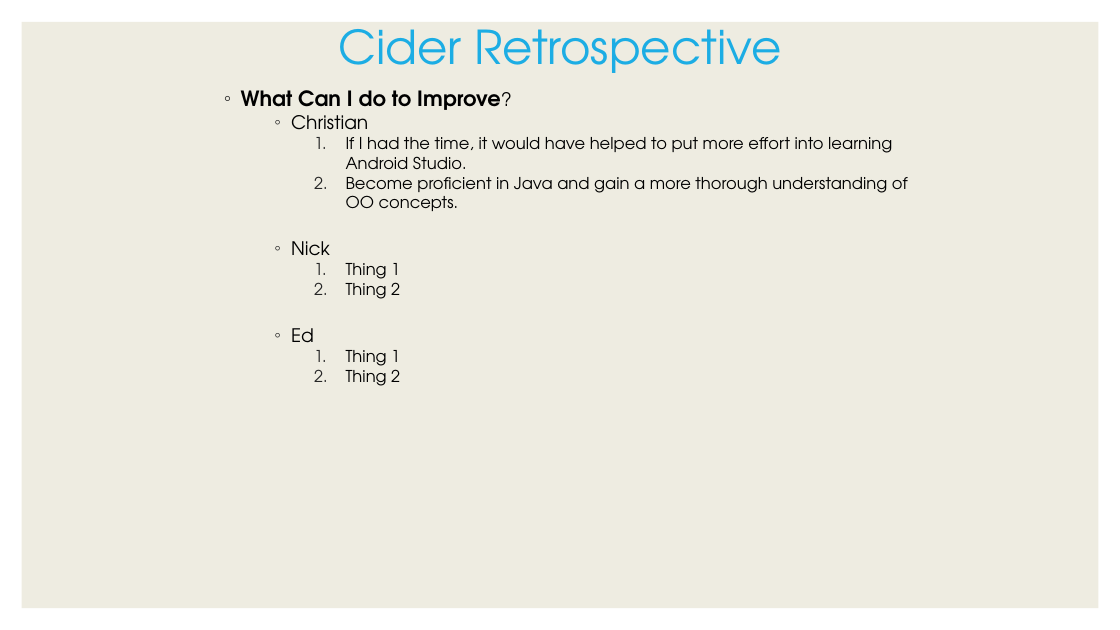
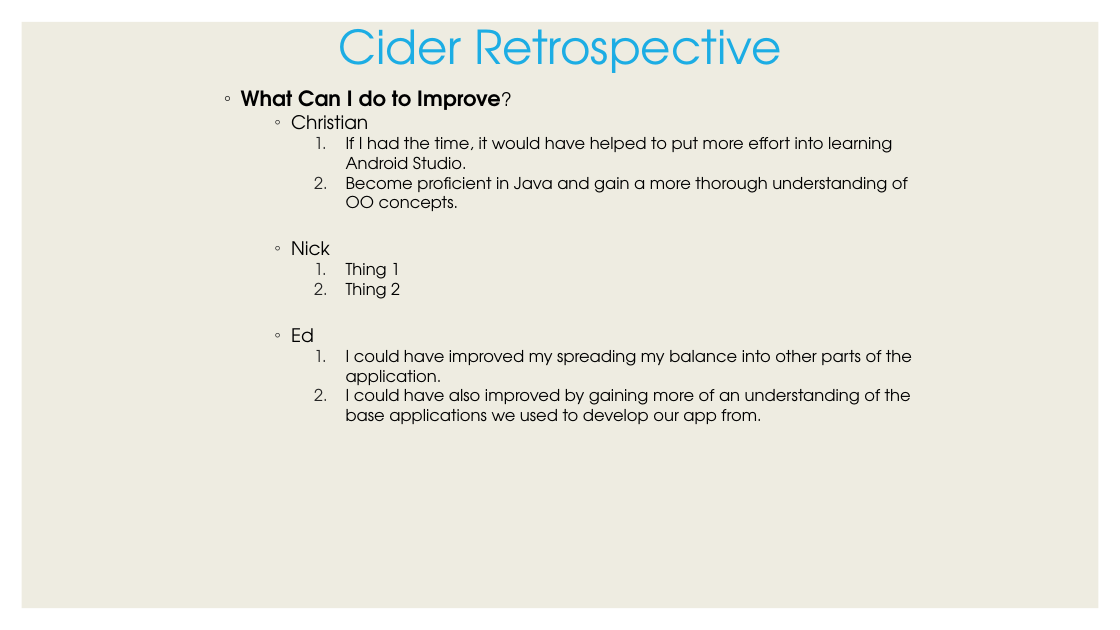
Before and after one commit to CiderCS3398/CS3398-Cider-S2017, a slide deck: slide 3 of Presentations/Final_Retrospective.pptx. Drawn at 1120x630 pixels with LibreOffice and Linux fonts; fonts in the diff are those of the drawing. Boxes give left, top, right and bottom in pixels: in the first picture for what was removed or moved away, otherwise in the second. Text is boxed around its words. In the diff, an @@ line names an element or a change of style, - is before the commit and + after.

Commit message:
Eddie's Retrospective changes

```diff
--- a/Presentations/Final_Retrospective.pptx
+++ b/Presentations/Final_Retrospective.pptx
@@ text at <box>346,350,912,424</box>: text changed @@
-        1. Thing 1
-        2. Thing 2
+        1. I could have improved my spreading my balance into other parts of the application.
+        2. I could have also improved by gaining more of an understanding of the base applications we used to develop our app from.
```
